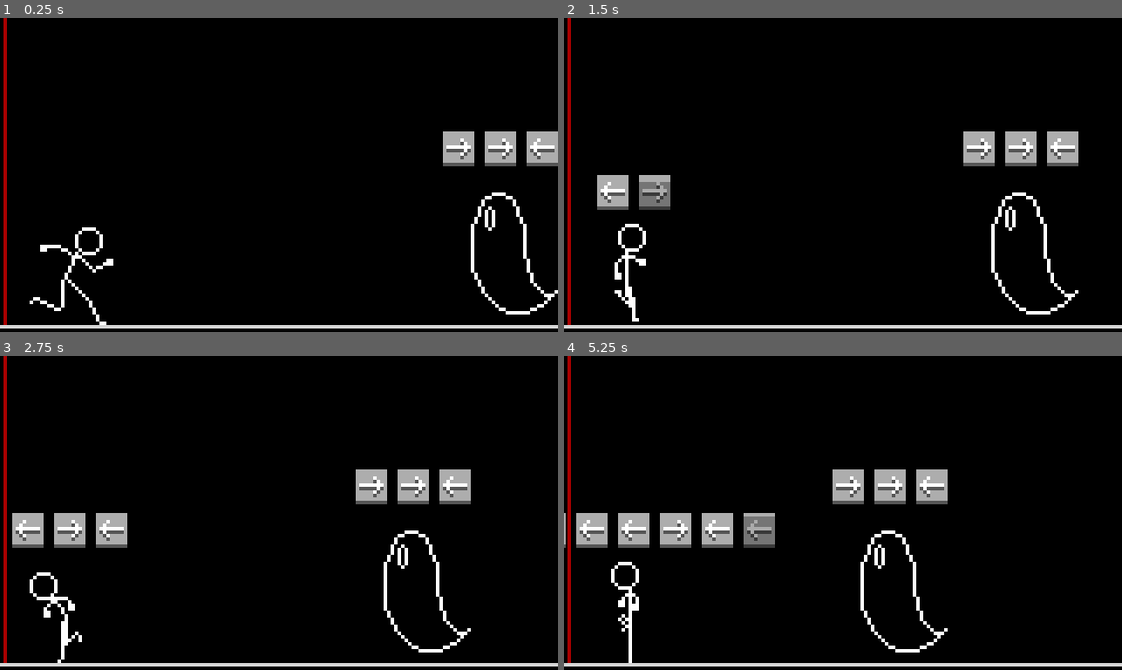
Above: before the commit, frames 1-4 (two rows, left to right).
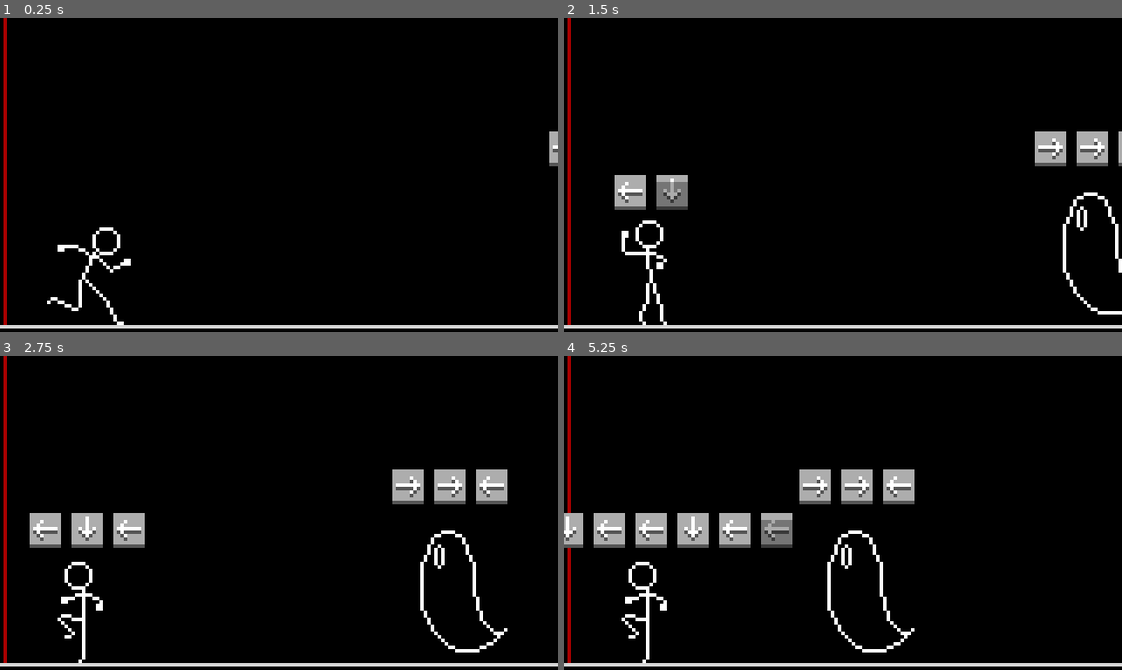
Above: after the commit, the same moments.

Repository: rocketCarlos/JumpingStickman
Game: Godot game, scene res://scenes/main.tscn
Two runs of this game, one before a commit and one after it. Both use one fixed random seed, a clock stepped at 60 frames per second and the inputs below.
Inputs:
- Up to frame 1 (0.25 s): no input
- Up to frame 2 (1.5 s): hold Up (uppercut) 0.53-1.28 s; tap Left (spin_kick) at 0.6 s; tap Space (jump) at 0.77 s; hold Down (downwards_punch) from 1.28 s (still down); tap Right (front_kick) at 1.35 s
- Up to frame 3 (2.75 s): tap Space (jump) at 1.52 s; tap Left (spin_kick) at 1.55, 2.1 s; release Down (downwards_punch) at 2.03 s; hold Up (uppercut) from 2.03 s (still down)
- Up to frame 4 (5.25 s): tap Left (spin_kick) at 2.85, 3.8, 4.35, 5.1 s; tap Space (jump) at 3.02, 3.77, 4.52 s; release Up (uppercut) at 3.53 s; hold Down (downwards_punch) from 3.53 s (still down); tap Right (front_kick) at 3.6 s

The runs differ from the first frame. In frame 1, 3.4% of the frame differs, in the area x 5-100%, y 36-98%; in frame 2, 6.0%; in frame 3, 5.8%; in frame 4, 7.2%, in the area x 0-69%, y 36-98%.

Commit message:
added downwards punch

Diff:
--- a/scenes/main.tscn
+++ b/scenes/main.tscn
@@ -12,7 +12,7 @@
 centered = false
 
 [node name="Player" parent="." instance=ExtResource("2_iante")]
-position = Vector2(20, 70.5)
+position = Vector2(25, 70.5)
 
 [node name="EnemySpawner" parent="." instance=ExtResource("3_ukwvw")]
-position = Vector2(146, 65)
+position = Vector2(178.575, 65)
--- a/scenes/player.tscn
+++ b/scenes/player.tscn
@@ -1,10 +1,50 @@
-[gd_scene load_steps=40 format=3 uid="uid://b6d8tuy0dsqdc"]
+[gd_scene load_steps=50 format=3 uid="uid://b6d8tuy0dsqdc"]
 
 [ext_resource type="Script" path="res://scripts/player.gd" id="1_0upaq"]
 [ext_resource type="Texture2D" uid="uid://ds0mrn7r0hdfs" path="res://assets/sprites/stickman_sheet.png" id="2_ekn3o"]
 [ext_resource type="PackedScene" uid="uid://cx1glasylo6ag" path="res://scenes/arrow.tscn" id="2_m0r6g"]
 [ext_resource type="PackedScene" uid="uid://bmp3r15q7jgc6" path="res://scenes/arrow_holder.tscn" id="3_aq04i"]
 
+[sub_resource type="AtlasTexture" id="AtlasTexture_5kip4"]
+atlas = ExtResource("2_ekn3o")
+region = Rect2(858, 0, 33, 35)
+
+[sub_resource type="AtlasTexture" id="AtlasTexture_jssgj"]
+atlas = ExtResource("2_ekn3o")
+region = Rect2(891, 0, 33, 35)
+
+[sub_resource type="AtlasTexture" id="AtlasTexture_ald88"]
+atlas = ExtResource("2_ekn3o")
+region = Rect2(924, 0, 33, 35)
+
+[sub_resource type="AtlasTexture" id="AtlasTexture_35ke8"]
+atlas = ExtResource("2_ekn3o")
+region = Rect2(957, 0, 33, 35)
+
+[sub_resource type="AtlasTexture" id="AtlasTexture_31xcg"]
+atlas = ExtResource("2_ekn3o")
+region = Rect2(990, 0, 33, 35)
+
+[sub_resource type="AtlasTexture" id="AtlasTexture_h3cdo"]
+atlas = ExtResource("2_ekn3o")
+region = Rect2(1023, 0, 33, 35)
+
+[sub_resource type="AtlasTexture" id="AtlasTexture_vv2ik"]
+atlas = ExtResource("2_ekn3o")
+region = Rect2(1056, 0, 33, 35)
+
+[sub_resource type="AtlasTexture" id="AtlasTexture_lhtnx"]
+atlas = ExtResource("2_ekn3o")
+region = Rect2(1089, 0, 33, 35)
+
+[sub_resource type="AtlasTexture" id="AtlasTexture_0oxwm"]
+atlas = ExtResource("2_ekn3o")
+region = Rect2(1122, 0, 33, 35)
+
+[sub_resource type="AtlasTexture" id="AtlasTexture_x0rm0"]
+atlas = ExtResource("2_ekn3o")
+region = Rect2(1155, 0, 33, 35)
+
 [sub_resource type="AtlasTexture" id="AtlasTexture_b4d8c"]
 atlas = ExtResource("2_ekn3o")
 region = Rect2(297, 0, 33, 35)
@@ -139,6 +179,41 @@
 
 [sub_resource type="SpriteFrames" id="SpriteFrames_t4ntt"]
 animations = [{
+"frames": [{
+"duration": 1.0,
+"texture": SubResource("AtlasTexture_5kip4")
+}, {
+"duration": 1.0,
+"texture": SubResource("AtlasTexture_jssgj")
+}, {
+"duration": 1.0,
+"texture": SubResource("AtlasTexture_ald88")
+}, {
+"duration": 3.0,
+"texture": SubResource("AtlasTexture_35ke8")
+}, {
+"duration": 6.0,
+"texture": SubResource("AtlasTexture_31xcg")
+}, {
+"duration": 3.0,
+"texture": SubResource("AtlasTexture_h3cdo")
+}, {
+"duration": 1.0,
+"texture": SubResource("AtlasTexture_vv2ik")
+}, {
+"duration": 1.0,
+"texture": SubResource("AtlasTexture_lhtnx")
+}, {
+"duration": 1.0,
+"texture": SubResource("AtlasTexture_0oxwm")
+}, {
+"duration": 10.0,
+"texture": SubResource("AtlasTexture_x0rm0")
+}],
+"loop": false,
+"name": &"downwards_punch",
+"speed": 32.0
+}, {
 "frames": [{
 "duration": 1.0,
 "texture": SubResource("AtlasTexture_b4d8c")
@@ -275,7 +350,7 @@
 
 [node name="AnimatedSprite2D" type="AnimatedSprite2D" parent="."]
 sprite_frames = SubResource("SpriteFrames_t4ntt")
-animation = &"spin_kick"
+animation = &"downwards_punch"
 autoplay = "run"
 
 [node name="CollisionShape2D" type="CollisionShape2D" parent="."]
--- a/scripts/enemy.gd
+++ b/scripts/enemy.gd
@@ -21,7 +21,7 @@
 }
 var combo: Array
 
-const SPEED: float = -10.0
+const SPEED: float = -18.0
 # const SPEED: float = -1.0
 
 @export var arrow_scene: PackedScene
--- a/scripts/enemy_spawner.gd
+++ b/scripts/enemy_spawner.gd
@@ -26,4 +26,4 @@
 func _on_combo_succeeded():
 	var enemy = enemy_scene.instantiate()
 	add_child(enemy)
-	Engine.time_scale = Engine.time_scale * 1.01
+	Engine.time_scale += 0.02
--- a/scripts/player.gd
+++ b/scripts/player.gd
@@ -67,7 +67,6 @@
 
 # Variables for combo management
 var current_combo: Array[Globals.actions] = [] # holds the current combo values
-var action_already_added: bool = false
 #endregion
 
 #region ready and process
@@ -110,6 +109,9 @@
 			# spin kick
 			elif Input.is_action_just_pressed("spin_kick"):
 				current_state = states.SPIN_KICK
+			# downwards punch
+			elif Input.is_action_just_pressed("downwards_punch"):
+				current_state = states.DOWNWARDS_PUNCH
 
 		states.ACCEPT_STACK:
 			'''
@@ -127,6 +129,9 @@
 			# spin kick
 			elif Input.is_action_just_pressed("spin_kick"):
 				action_stack.append(states.SPIN_KICK)
+			# downwards punch
+			elif Input.is_action_just_pressed("downwards_punch"):
+				action_stack.append(states.DOWNWARDS_PUNCH)
 
 		states.JUMP:
 			# perform the jump in the correct frame
@@ -159,7 +164,7 @@
 				start_combo()
 				current_state = states.DEFAULT
 			else:
-				if animation.frame == get_hit_frame() and not action_already_added:
+				if animation.frame == get_hit_frame():
 					check_combo()
 
 
@@ -268,7 +273,7 @@
 # returns true if the state is an action
 func is_action(state: states) -> bool:
 	if state == states.FRONT_KICK or state == states.SPIN_KICK \
-	or state == states.UPPERCUT or state == states.SPIN_KICK:
+	or state == states.UPPERCUT or state == states.DOWNWARDS_PUNCH:
 		return true
 	else:
 		return false
Binary file changed: assets/aseprite_files/stickman.ase
Binary file changed: assets/sprites/stickman_sheet.png
